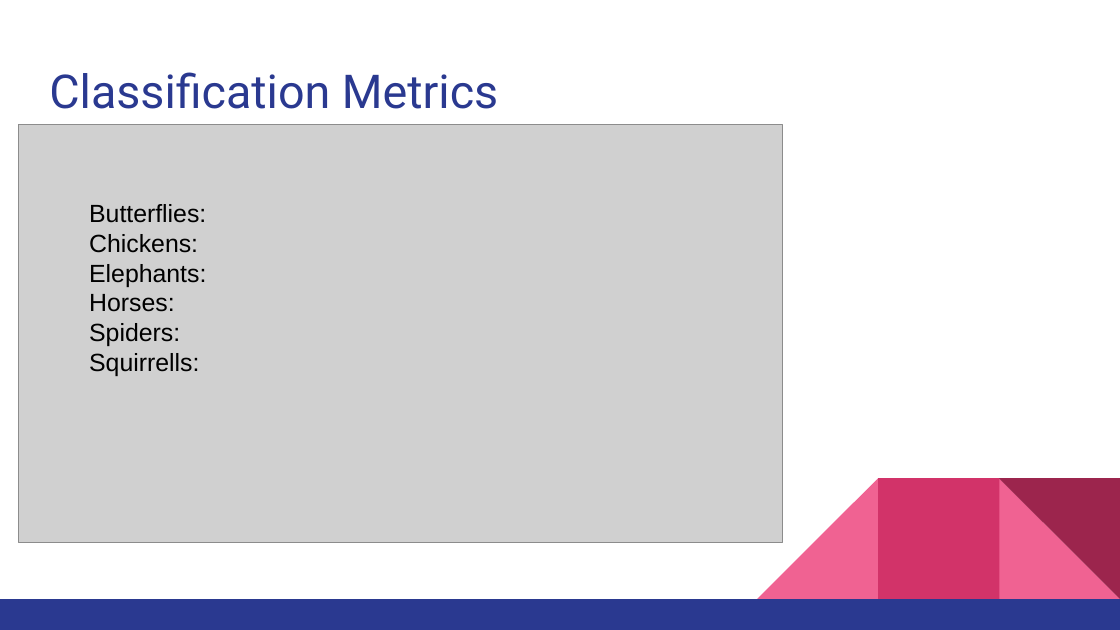
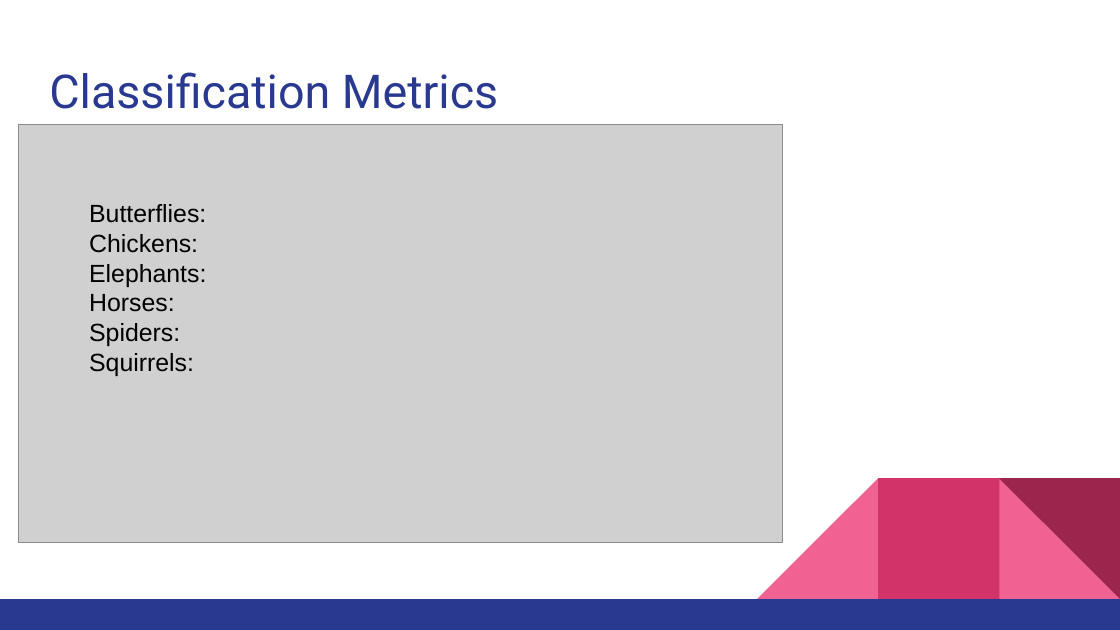
Before and after one commit to JohnnyKaime/animal-image-classifications, a slide deck: slide 9 of Animal Image Classifier.pptx. Drawn at 1120x630 pixels with LibreOffice and Linux fonts; fonts in the diff are those of the drawing; grey boxes stand for pictures. Boxes give left, top, right and bottom in pixels: in the first picture for what was removed or moved away, otherwise in the second. Text is boxed around its words. In the diff, an @@ line names an element or a change of style, - is before the commit and + after.

```diff
--- a/Animal Image Classifier.pptx
+++ b/Animal Image Classifier.pptx
@@ text at <box>89,353,194,376</box>: text changed @@
-Squirrells:
+Squirrels:
```
Also in this commit, not shown: 2 other files.
